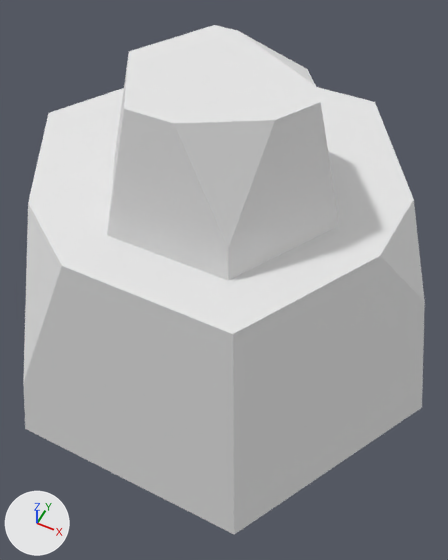
What one commit did to the OBJ model DynamicLab/Assets/Nature Kit/Models/OBJ format/rock_smallE.obj.
Camera for both pictures: a 50 mm camera at (0.153, -0.298, 0.437) aimed at (0.018, -0.028, 0.099). Arrows for +X, +Y and +Z are at lower left; the lights stay in place. The picture after the commit comes second. Where no turn or scale is listed for an object, it has been applied to the vertices.

The scene before the commit, as lines of its bpy script (objects in view):
```python
mat_dirt = principled_material('dirt')
mat_dirt.base_color = (0.8, 0.8, 0.8)  # white #e7e7e7
mat_dirt.roughness = 1.0
mat_grass = principled_material('grass')
mat_grass.base_color = (0.8, 0.8, 0.8)  # white #e7e7e7
mat_grass.roughness = 1.0
me_rock_smalle = bpy.data.meshes.new('rock_smallE')
me_rock_smalle.from_pydata(...)  # 34 vertices, 64 faces; spans x -0.18..0.18, y -0.156..0.156, z 0.0..0.256
# faces by material slot: [43, 21]
me_rock_smalle.materials.append(mat_dirt)  # white #e7e7e7
me_rock_smalle.materials.append(mat_grass)  # white #e7e7e7
ob_rock_smalle = bpy.data.objects.new('rock_smallE', me_rock_smalle)
ob_rock_smalle.location = (0.0, 0.0, 0.0)
```
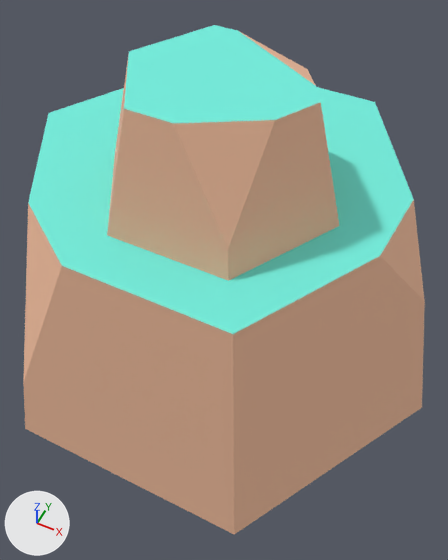
Location of each change, (x1, y1, x2, y2) in pixels of the pictures (448 x 560 px):
'rock_smallE', recoloured: (23, 25, 425, 535) in both

Patch to the scene script:
```diff
--- a/DynamicLab/Assets/Nature Kit/Models/OBJ format/rock_smallE.obj.py
+++ b/DynamicLab/Assets/Nature Kit/Models/OBJ format/rock_smallE.obj.py
@@ mat_dirt @@
 mat_dirt = principled_material('dirt')
-mat_dirt.base_color = (0.8, 0.8, 0.8)  # white #e7e7e7
+mat_dirt.base_color = (0.886, 0.514, 0.341)  # beige #f2be9e
 mat_dirt.roughness = 1.0
@@ mat_grass @@
 mat_grass = principled_material('grass')
-mat_grass.base_color = (0.8, 0.8, 0.8)  # white #e7e7e7
+mat_grass.base_color = (0.173, 0.847, 0.722)  # cyan #73eddd
 mat_grass.roughness = 1.0
```
